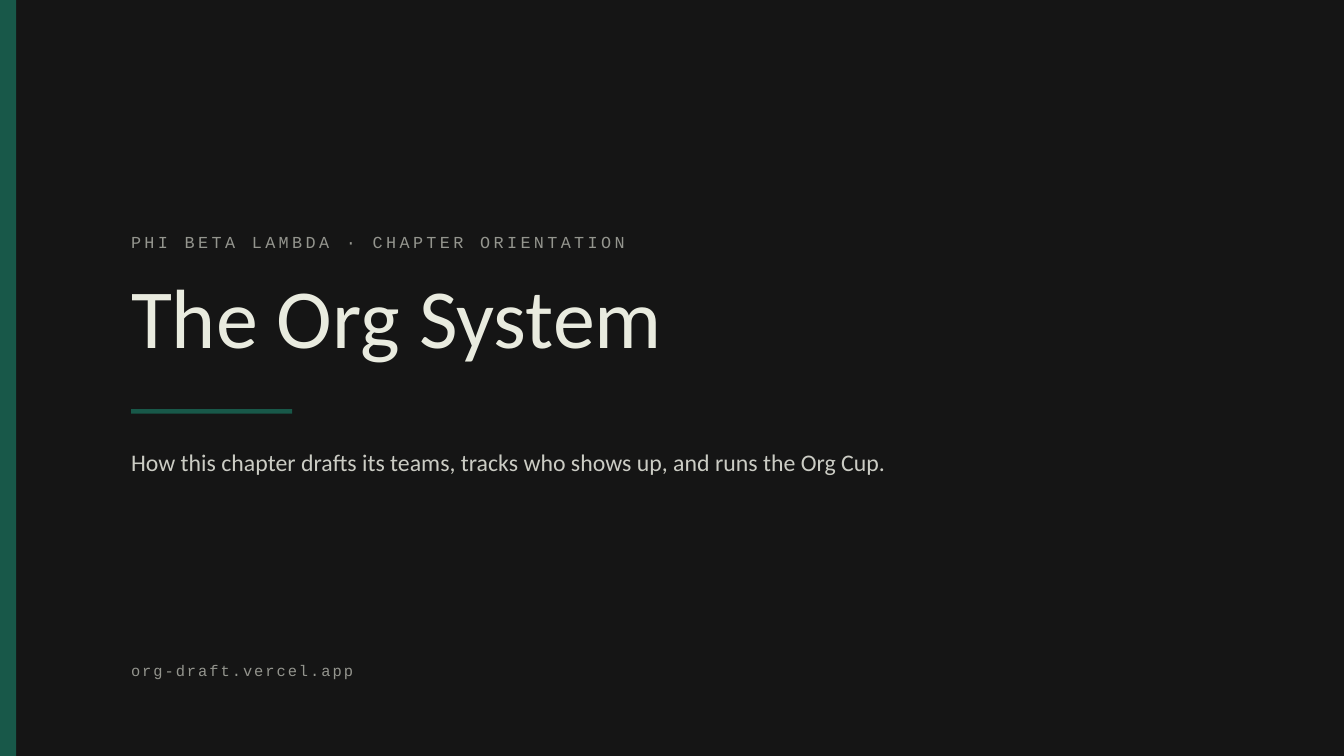
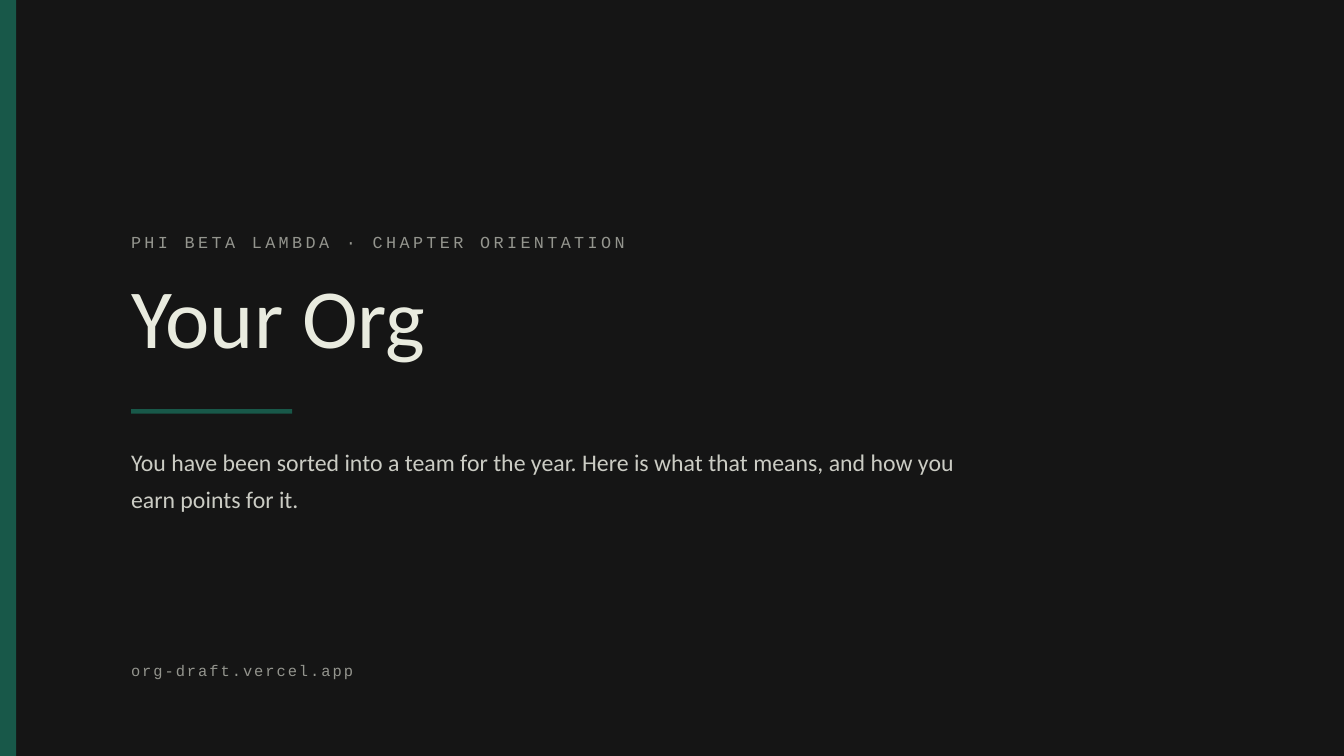
Before and after one commit to Slifronic/org-draft, a slide deck: slide 1 of slides/PBL-orientation.pptx. Drawn at 1344x756 pixels with LibreOffice and Linux fonts; fonts in the diff are those of the drawing. Boxes give left, top, right and bottom in pixels: in the first picture for what was removed or moved away, otherwise in the second. Text is boxed around its words. In the diff, an @@ line names an element or a change of style, - is before the commit and + after.

```diff
--- a/slides/PBL-orientation.pptx
+++ b/slides/PBL-orientation.pptx
@@ text at (131, 293, 425, 363): text changed @@
-The Org System
+Your Org
@@ text at (131, 454, 954, 512): text changed @@
-How this chapter drafts its teams, tracks who shows up, and runs the Org Cup.
+You have been sorted into a team for the year. Here is what that means, and how you earn points for it.
```
Also in this commit, not shown: 7 other slides changed, 8 slides added, 8 slides removed, 4 other files.
